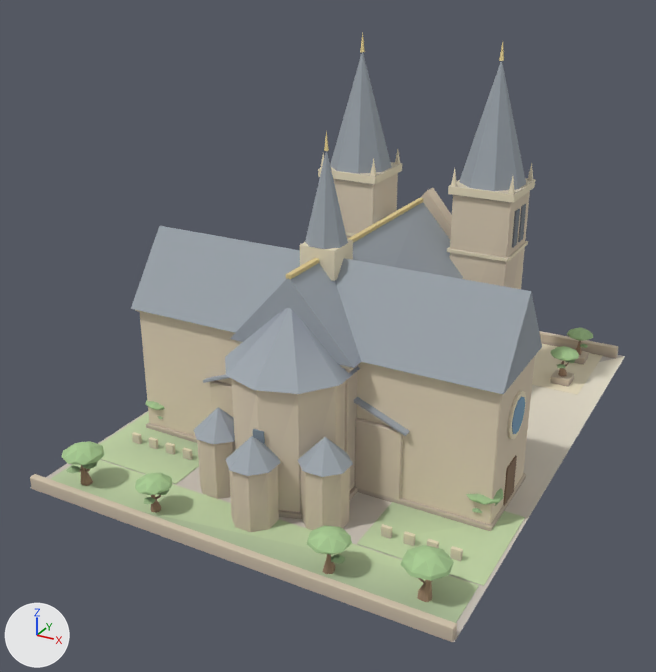
The glTF model client/public/models/cathedral.glb as it was, and as the next commit left it.
Both versions are drawn from a 50 mm lens placed at (10.8, -22.1, 13.3), pointed at (-0.6, -1.5, 3.0). The lights are fixed; the arrows at lower left show +X, +Y and +Z. The picture after the commit comes second. Vertices at exactly the same position are counted once.

In view in the first picture: 'cathedral'.
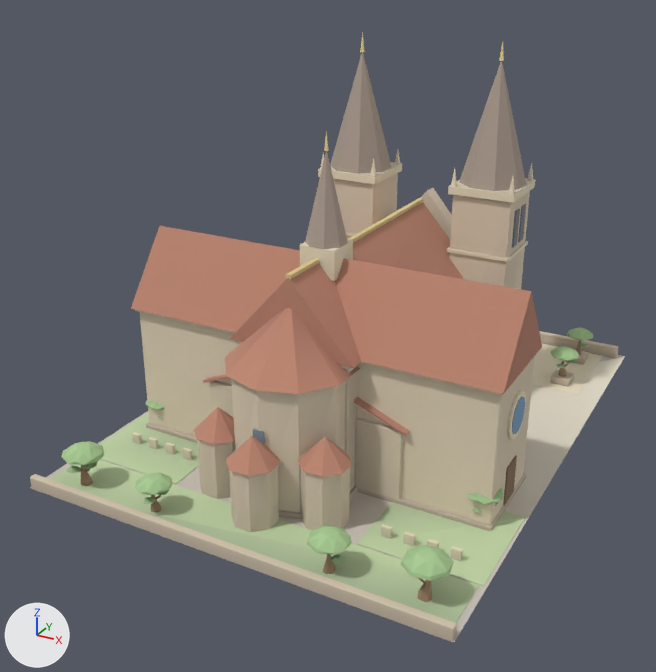
Boxes [x1, y1, x2, y2] around the edits, measured in the pictures (656 x 672 px):
part 1 of me_cathedral, recoloured (grey to brown): [131, 202, 542, 477] in both
part 2 of me_cathedral, recoloured: [305, 54, 526, 249] in both
part 3 of me_cathedral, recoloured: [330, 52, 518, 191] in both

Diff of the bpy script that builds the scene:
```diff
--- a/client/public/models/cathedral.glb.py
+++ b/client/public/models/cathedral.glb.py
@@ me_cathedral @@
 me_cathedral.from_pydata(...)  # 2861 vertices, 4118 faces; spans x -6.0..6.0, y -8.0..8.0, z -0.1..10.8
 # used by ob_cathedral; location = (0.0, 0.0, 0.0)
+# me_cathedral part 1: 70 faces centred in x -5.4..5.4, y -6.7..3.5, z 1.9..5.2 are repainted in the vertex colours; the middle colour goes from grey #9ea6ad to brown #bb8570
+# me_cathedral part 2: 16 faces centred in x -2.8..2.8, y -2.9..4.3, z 7.0..7.8 are repainted in the vertex colours; the middle colour goes from grey #9ea6ad to beige #afa093
+# me_cathedral part 3: 8 faces centred in x -2.6..2.6, y 3.2..4.1, z 7.8 are repainted in the vertex colours; the middle colour goes from grey #98a0a8 to grey #a99b8e
 me_cathedral.materials.append(mat_palette)
```
